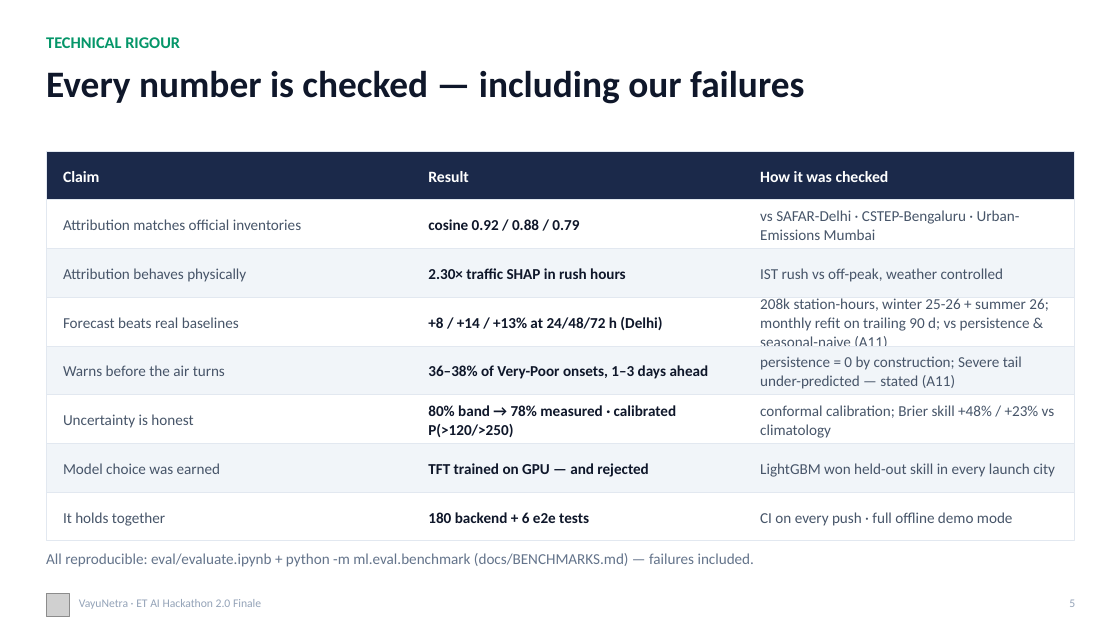
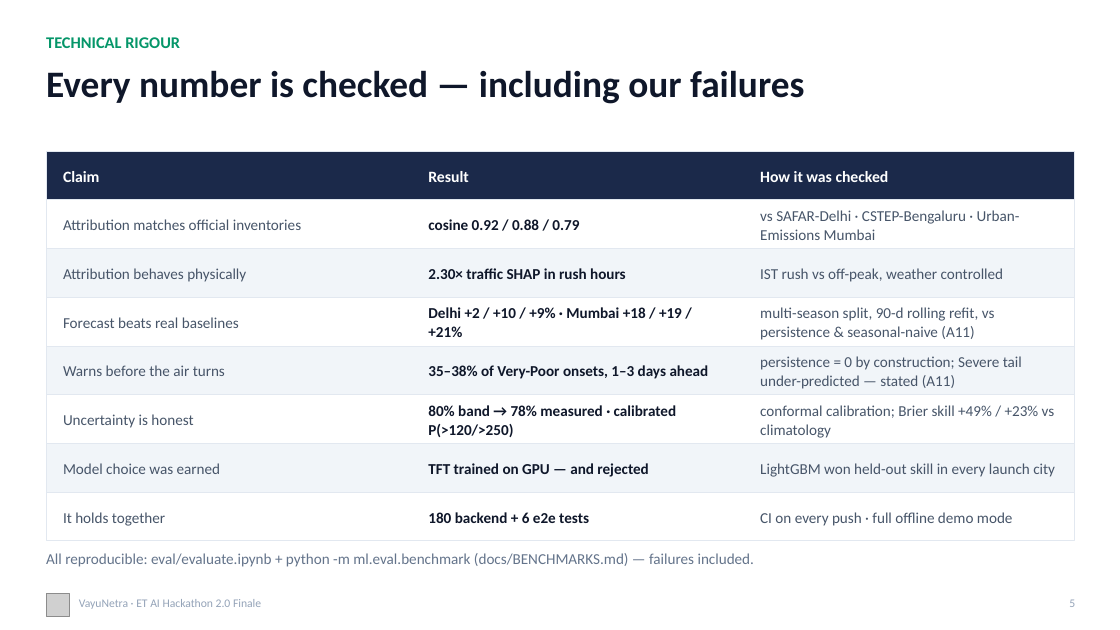
Before and after one commit to omkarrr88/VayuNetra, a slide deck: slide 5 of docs/VayuNetra_Pitch.pptx. Drawn at 1120x630 pixels with LibreOffice and Linux fonts; fonts in the diff are those of the drawing; grey boxes stand for pictures. Boxes give left, top, right and bottom in pixels: in the first picture for what was removed or moved away, otherwise in the second. Text is boxed around its words. In the diff, an @@ line names an element or a change of style, - is before the commit and + after.

```diff
--- a/docs/VayuNetra_Pitch.pptx
+++ b/docs/VayuNetra_Pitch.pptx
@@ text at [428, 307, 682, 337]: text changed @@
-+8 / +14 / +13% at 24/48/72 h (Delhi)
+Delhi +2 / +10 / +9% · Mumbai +18 / +19 / +21%
@@ text at [760, 307, 995, 340]: text changed @@
-208k station-hours, winter 25-26 + summer 26; monthly refit on trailing 90 d; vs persistence & seasonal-naive (A11)
+multi-season split, 90-d rolling refit, vs persistence & seasonal-naive (A11)
@@ text at [428, 365, 709, 379]: text changed @@
-36–38% of Very-Poor onsets, 1–3 days ahead
+35–38% of Very-Poor onsets, 1–3 days ahead
@@ text at [760, 405, 1055, 438]: text changed @@
-conformal calibration; Brier skill +48% / +23% vs climatology
+conformal calibration; Brier skill +49% / +23% vs climatology
```
Also in this commit, not shown: 2 other slides changed, 21 other files.
